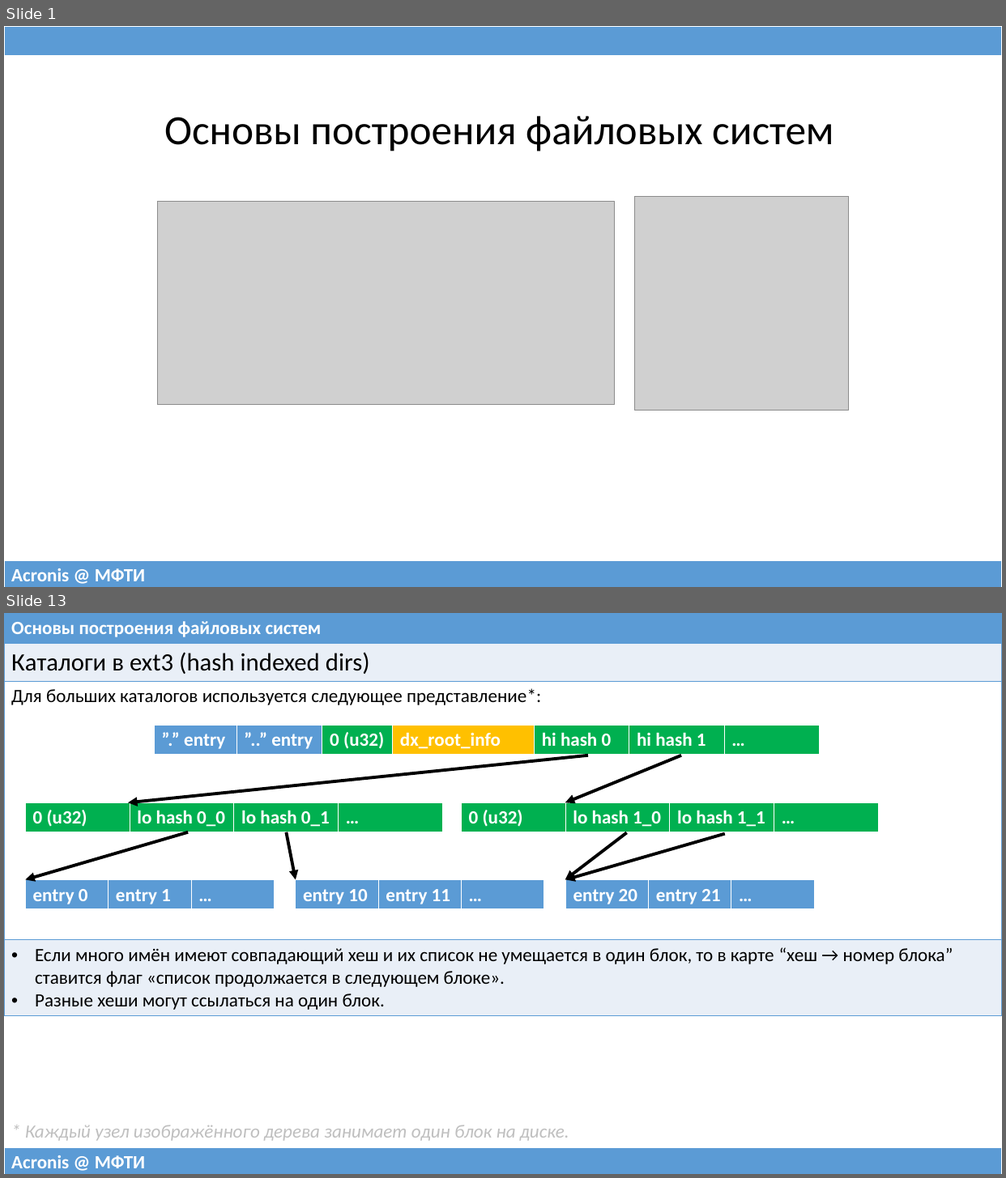
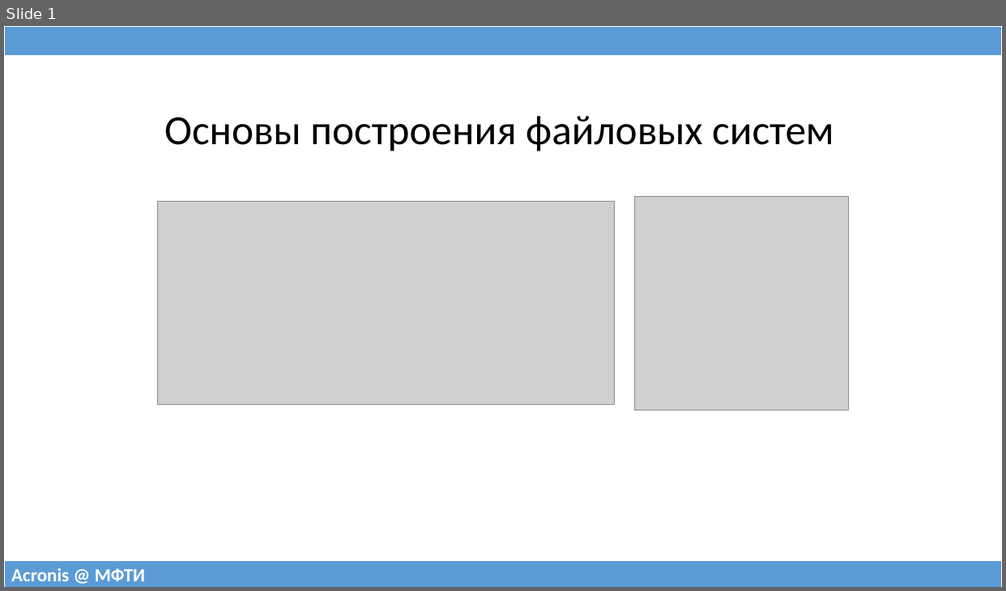
Before and after one commit to 75cc8545e7b021ed280ed0ef99fc7fc4/filesystems-101, a slide deck: talks/src/class04.pptx. Shown one above the other, each under a label of ours: slides 1 and 13 before the commit, slide 1 after it; the slides between them are not shown. The pictures are 1006x1178 and 1006x591 pixels, drawn with LibreOffice and Linux fonts; fonts in the diff are those of the drawing; grey boxes stand for pictures. Boxes give left, top, right and bottom in pixels: in the first picture for what was removed or moved away, otherwise in the second. Text is boxed around its words. In the diff, an @@ line names an element or a change of style, - is before the commit and + after.

```diff
--- a/talks/src/class04.pptx
+++ b/talks/src/class04.pptx
@@ slide 13 removed at (4, 613, 1002, 1174), background #FFFFFF @@
@@ table removed at (4, 613, 1002, 1013), 4 rows, 1 columns @@
-Основы построения файловых систем
-Каталоги в ext3 (hash indexed dirs)
-Для больших каталогов используется следующее представление*:
-Если много имён имеют совпадающий хеш и их список не умещается в один блок, то в карте “хеш → номер блока” ставится флаг «список продолжается в следующем блоке». / Разные хеши могут ссылаться на один блок.
@@ table removed at (155, 726, 819, 756), 1 rows, 7 columns @@
-”.” entry | ”..” entry | 0 (u32) | dx_root_info | hi hash 0 | hi hash 1 | …
@@ arrow removed from (588, 756) to (128, 803) @@
@@ arrow removed from (681, 756) to (565, 803) @@
@@ table removed at (26, 803, 442, 834), 1 rows, 4 columns @@
-0 (u32) | lo hash 0_0 | lo hash 0_1 | …
@@ table removed at (462, 803, 878, 834), 1 rows, 4 columns @@
-0 (u32) | lo hash 1_0 | lo hash 1_1 | …
@@ arrow removed from (188, 833) to (26, 880) @@
@@ arrow removed from (286, 833) to (296, 880) @@
@@ arrow removed from (627, 833) to (565, 880) @@
@@ arrow removed from (725, 834) to (565, 880) @@
@@ table removed at (26, 880, 275, 911), 1 rows, 3 columns @@
-entry 0 | entry 1 | …
@@ table removed at (296, 880, 544, 911), 1 rows, 3 columns @@
-entry 10 | entry 11 | …
@@ table removed at (565, 880, 815, 910), 1 rows, 3 columns @@
-entry 20 | entry 21 | …
@@ text removed at (25, 1125, 569, 1141) @@
-* Каждый узел изображённого дерева занимает один блок на диске.
@@ table removed at (4, 1148, 1002, 1174), 1 rows, 1 columns @@
-Acronis @ МФТИ
```
Also in this commit, not shown: 2 slides changed, 33 slides added, 26 other slides removed, 2 other files.
